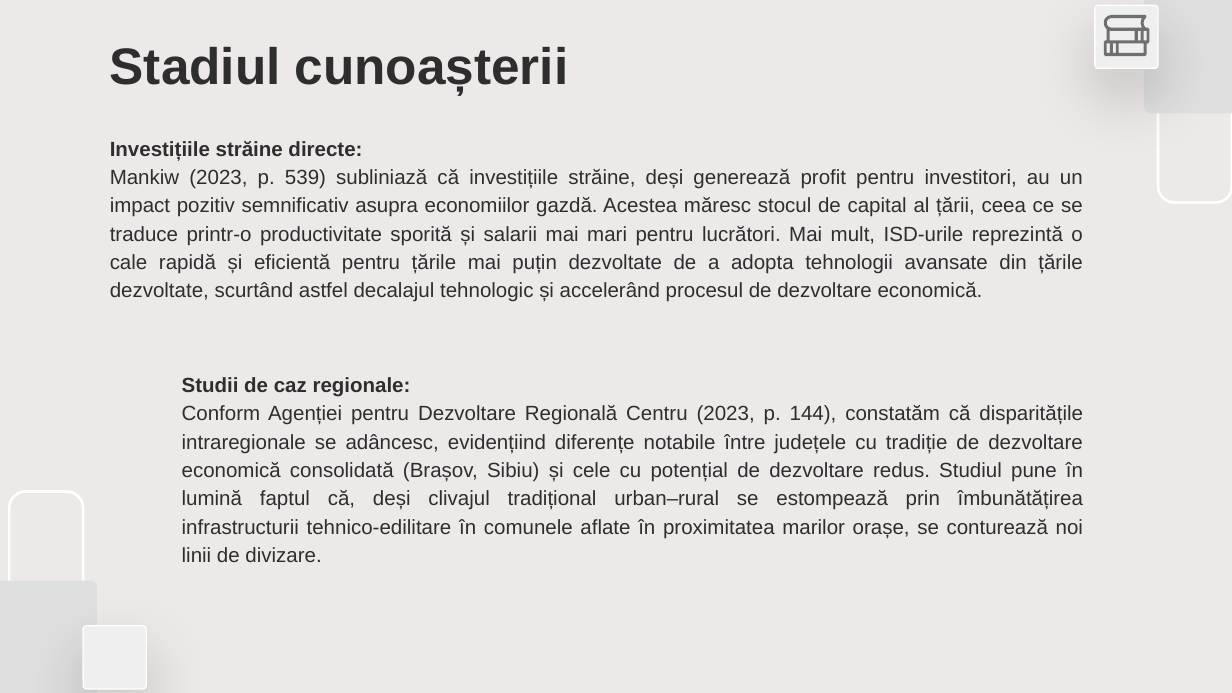
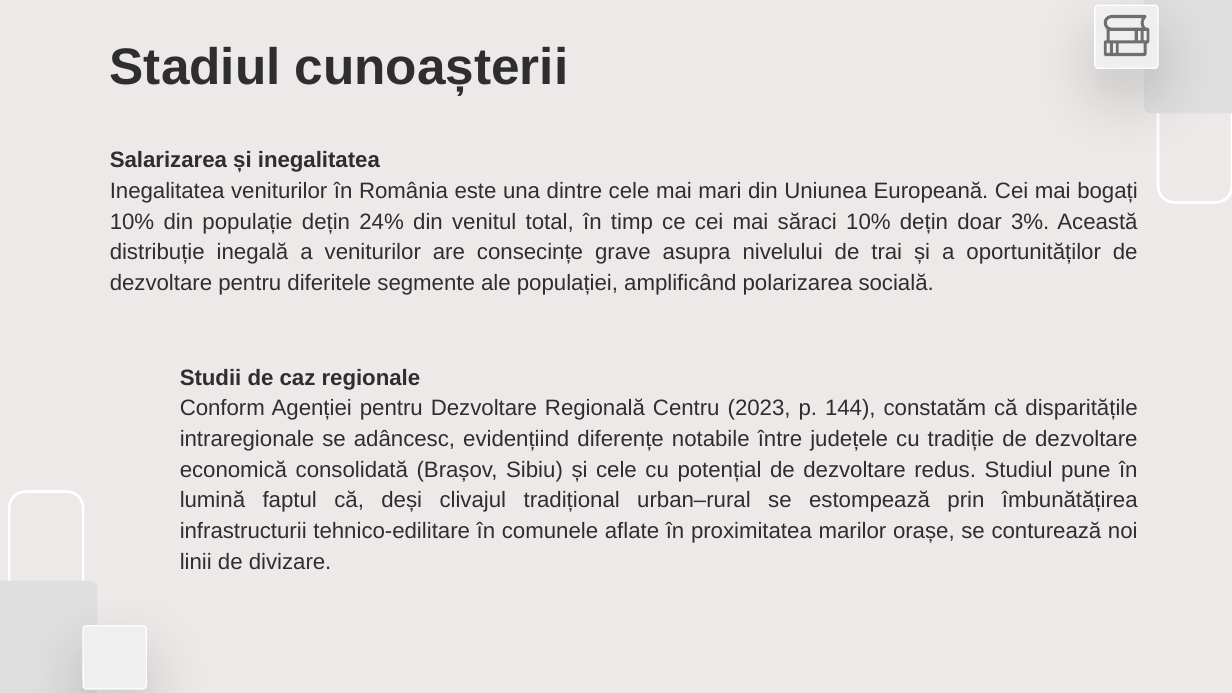
Before and after one commit to d4vjd/Labor-Market-Analysis-App, a slide deck: slide 6 of PUPAZA_DAVID_STAT_OTOIU_ADRIAN.pptx (slide 7 before the commit). Drawn at 1232x693 pixels with LibreOffice and Linux fonts; fonts in the diff are those of the drawing. Boxes give left, top, right and bottom in pixels: in the first picture for what was removed or moved away, otherwise in the second. Text is boxed around its words. In the diff, an @@ line names an element or a change of style, - is before the commit and + after.

```diff
--- a/PUPAZA_DAVID_STAT_OTOIU_ADRIAN.pptx
+++ b/PUPAZA_DAVID_STAT_OTOIU_ADRIAN.pptx
@@ subtitle at bbox=[110, 151, 1138, 295]: text changed; size 12 to 13 pt @@
-Investițiile străine directe:
-Mankiw (2023, p. 539) subliniază că investițiile străine, deși generează profit pentru investitori, au un impact pozitiv semnificativ asupra economiilor gazdă. Acestea măresc stocul de capital al țării, ceea ce se traduce printr-o productivitate sporită și salarii mai mari pentru lucrători. Mai mult, ISD-urile reprezintă o cale rapidă și eficientă pentru țările mai puțin dezvoltate de a adopta tehnologii avansate din țările dezvoltate, scurtând astfel decalajul tehnologic și accelerând procesul de dezvoltare economică.
+Salarizarea și inegalitatea
+Inegalitatea veniturilor în România este una dintre cele mai mari din Uniunea Europeană. Cei mai bogați 10% din populație dețin 24% din venitul total, în timp ce cei mai săraci 10% dețin doar 3%. Această distribuție inegală a veniturilor are consecințe grave asupra nivelului de trai și a oportunităților de dezvoltare pentru diferitele segmente ale populației, amplificând polarizarea socială.
@@ text "Studii de caz regionale": place and size @@
-text "Studii de caz regionale" at bbox=[182, 377, 1083, 562]
+text "Studii de caz regionale" at bbox=[180, 369, 1138, 569]
@@ text at bbox=[180, 369, 421, 390]: text changed; size 12 to 13 pt @@
-Studii de caz regionale:
+Studii de caz regionale
@@ text at bbox=[180, 398, 1138, 569]: size 12 to 13 pt @@
```
Also in this commit, not shown: 24 other slides changed, 1 slide removed.
